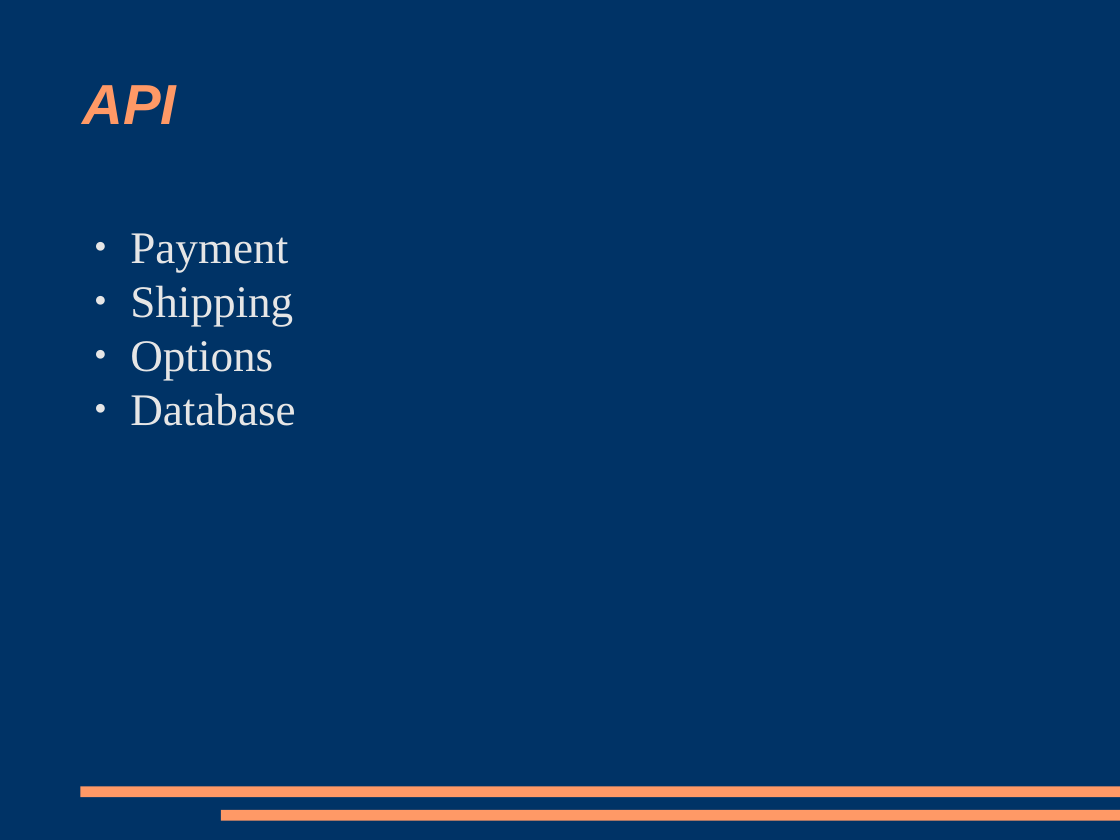
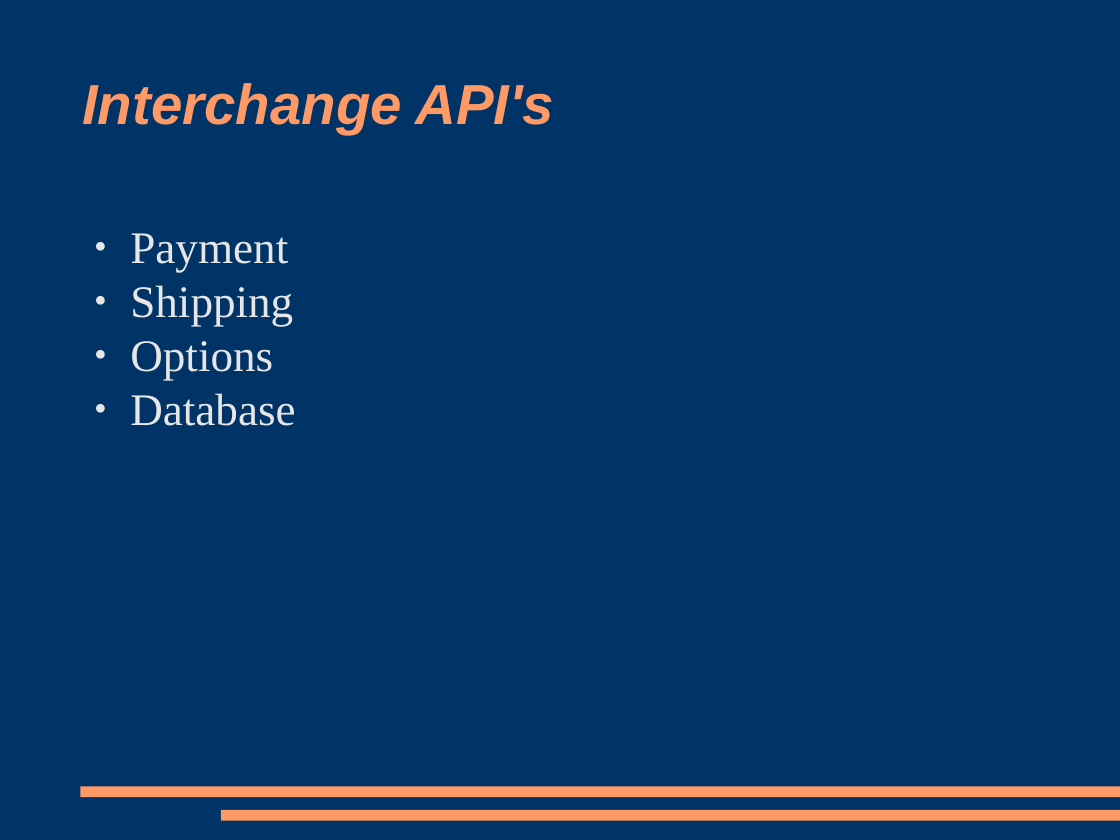
Before and after one commit to racke/Presentations, a slide deck: slide 20 of yapc2008/interchange.odp (slide 7 before the commit). Drawn at 1120x840 pixels with LibreOffice and Linux fonts; fonts in the diff are those of the drawing. Boxes give left, top, right and bottom in pixels: in the first picture for what was removed or moved away, otherwise in the second. Text is boxed around its words. In the diff, an @@ line names an element or a change of style, - is before the commit and + after.

```diff
--- a/yapc2008/interchange.odp
+++ b/yapc2008/interchange.odp
@@ title at [82, 83, 554, 134]: text changed @@
-API
+Interchange API's
```
Also in this commit, not shown: 9 other slides changed, 11 slides added.
